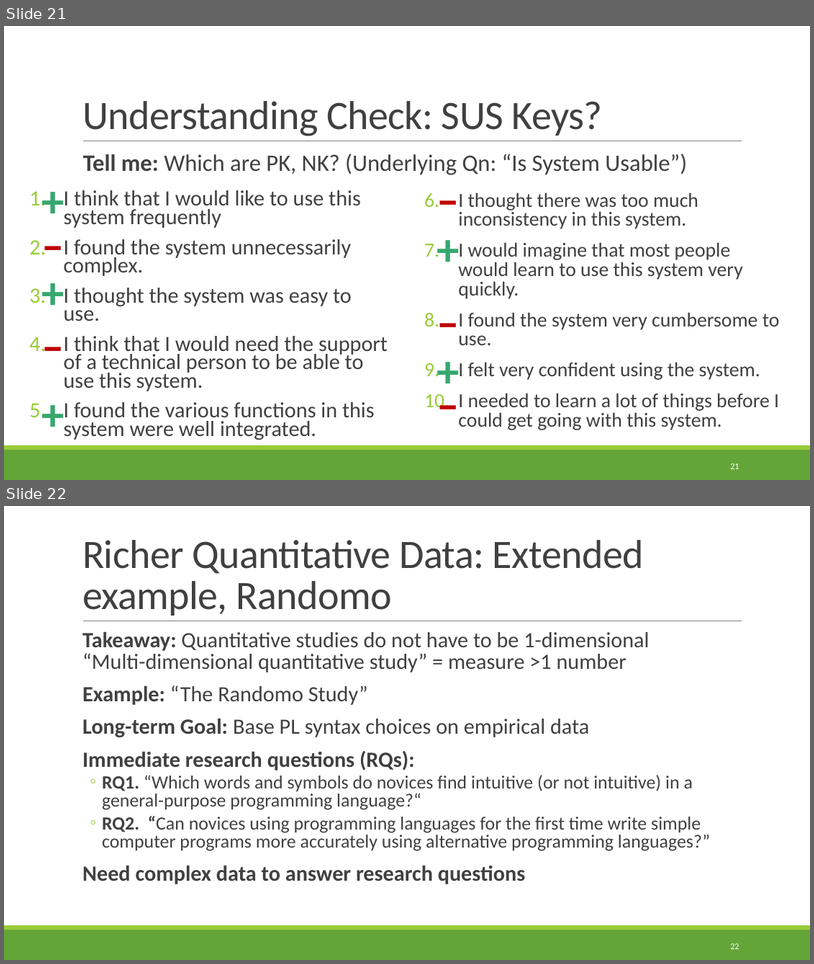
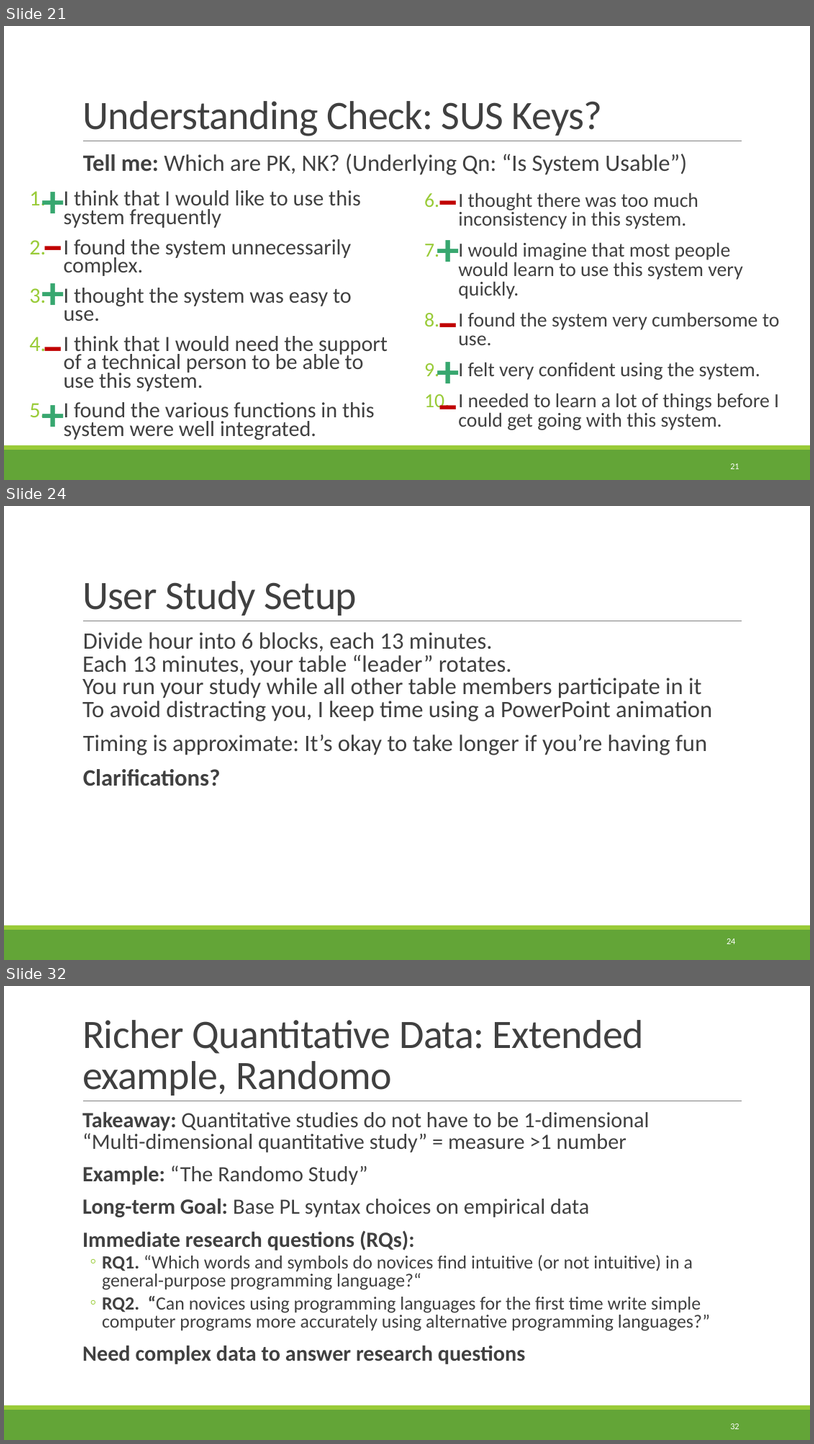
Before and after one commit to rbohrer/pl-course, a slide deck: LectureSlides/09Design2.pptx. Shown one above the other, each under a label of ours: slides 21 and 22 before the commit, slides 21, 24 and 32 after it; the slides between them are not shown. The pictures are 814x964 and 814x1444 pixels, drawn with LibreOffice and Linux fonts; fonts in the diff are those of the drawing. Boxes give left, top, right and bottom in pixels: in the first picture for what was removed or moved away, otherwise in the second. Text is boxed around its words. In the diff, an @@ line names an element or a change of style, - is before the commit and + after.

```diff
--- a/LectureSlides/09Design2.pptx
+++ b/LectureSlides/09Design2.pptx
@@ slide 24 added at [4, 506, 810, 960], background #FFFFFF; not listed: 3 template elements that a slide beside it also shows @@
@@ title added at [82, 581, 357, 615], 48 pt, text #404040 @@
+User Study Setup
@@ text added at [82, 632, 712, 786], 28 pt, text #404040 @@
+  Divide hour into 6 blocks, each 13 minutes.
+  Each 13 minutes, your table “leader” rotates.
+  You run your study while all other table members participate in it
+  To avoid distracting you, I keep time using a PowerPoint animation
+  Timing is approximate: It’s okay to take longer if you’re having fun
+  Clarifications?
@@ page number added at [727, 938, 736, 944], 10.5 pt, text #FFFFFF @@
+24
@@ what was slide 22 is now slide 32 @@
@@ page number at [730, 1423, 739, 1429]: text changed @@
-22
+32
```
Also in this commit, not shown: 9 other slides added.
